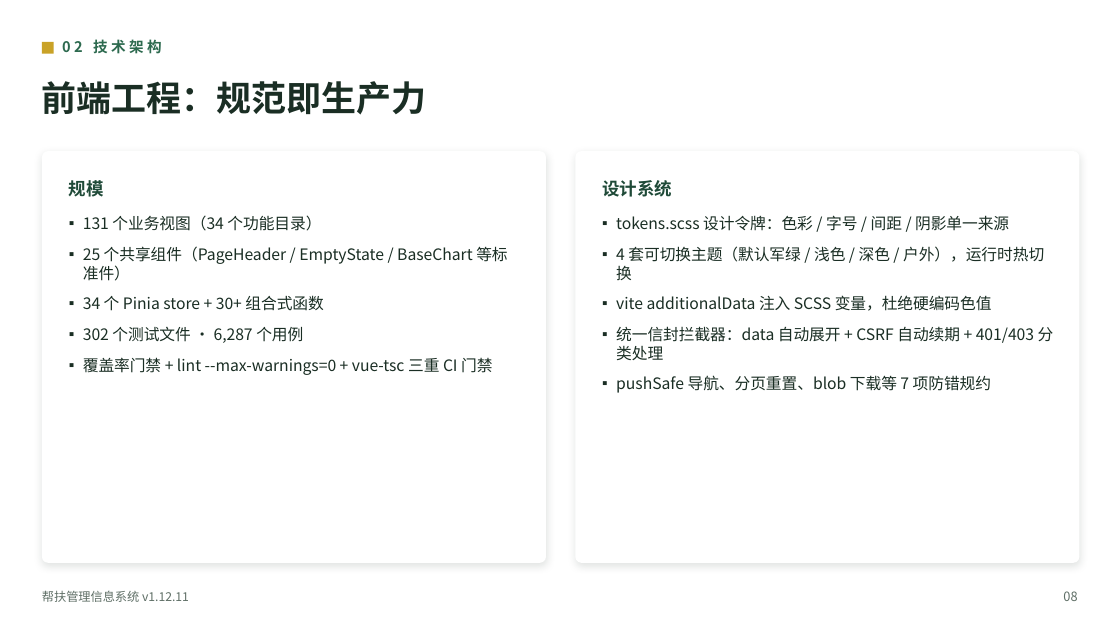
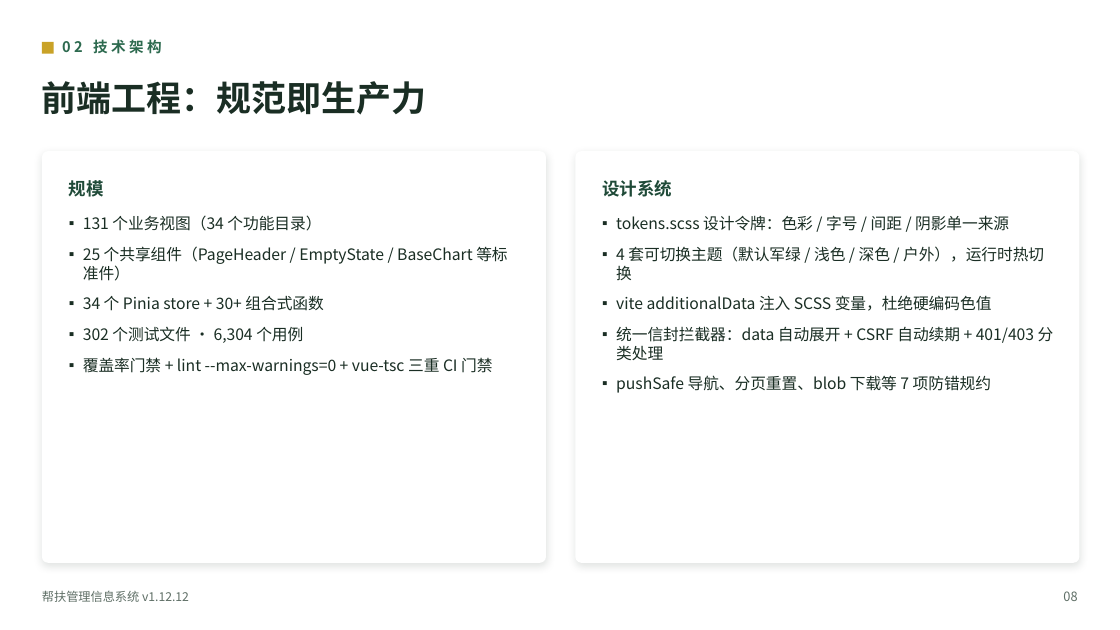
Before and after one commit to lzh745200/MRRS, a slide deck: slide 10 of docs/帮扶管理信息系统介绍.pptx. Drawn at 1120x630 pixels with LibreOffice and Linux fonts; fonts in the diff are those of the drawing. Boxes give left, top, right and bottom in pixels: in the first picture for what was removed or moved away, otherwise in the second. Text is boxed around its words. In the diff, an @@ line names an element or a change of style, - is before the commit and + after.

Commit message:
chore(release): v1.12.12 版本号统一（18 处）+ 文档与用例口径同步（后端 11944 / 前端 6304）

```diff
--- a/docs/帮扶管理信息系统介绍.pptx
+++ b/docs/帮扶管理信息系统介绍.pptx
@@ text at [83,327,303,343]: text changed @@
-▪ 302 个测试文件 · 6,287 个用例
+▪ 302 个测试文件 · 6,304 个用例
@@ text at [42,590,189,602]: text changed @@
-帮扶管理信息系统 v1.12.11
+帮扶管理信息系统 v1.12.12
```
Also in this commit, not shown: 35 other slides changed, 18 other files.
